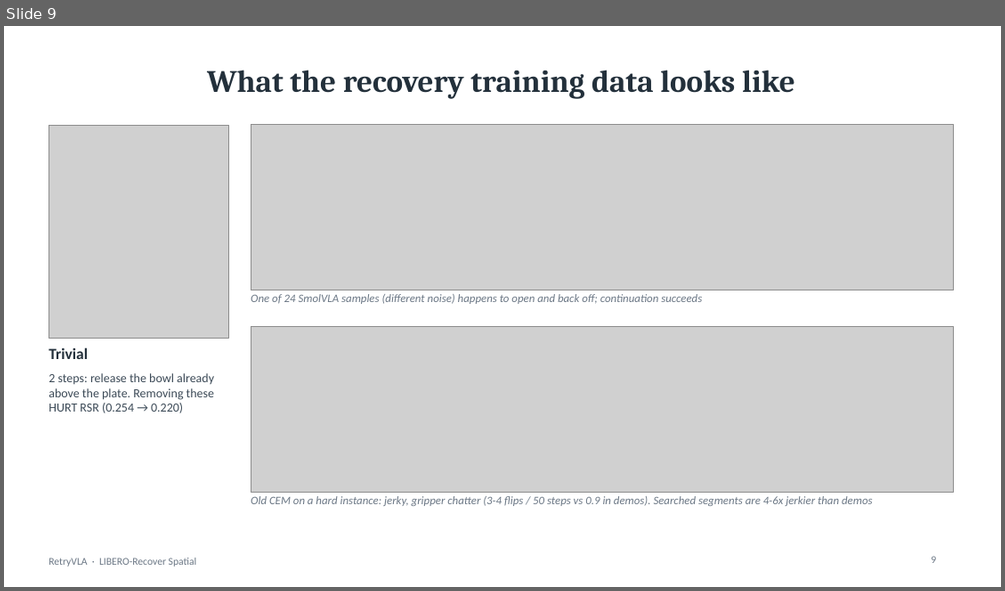
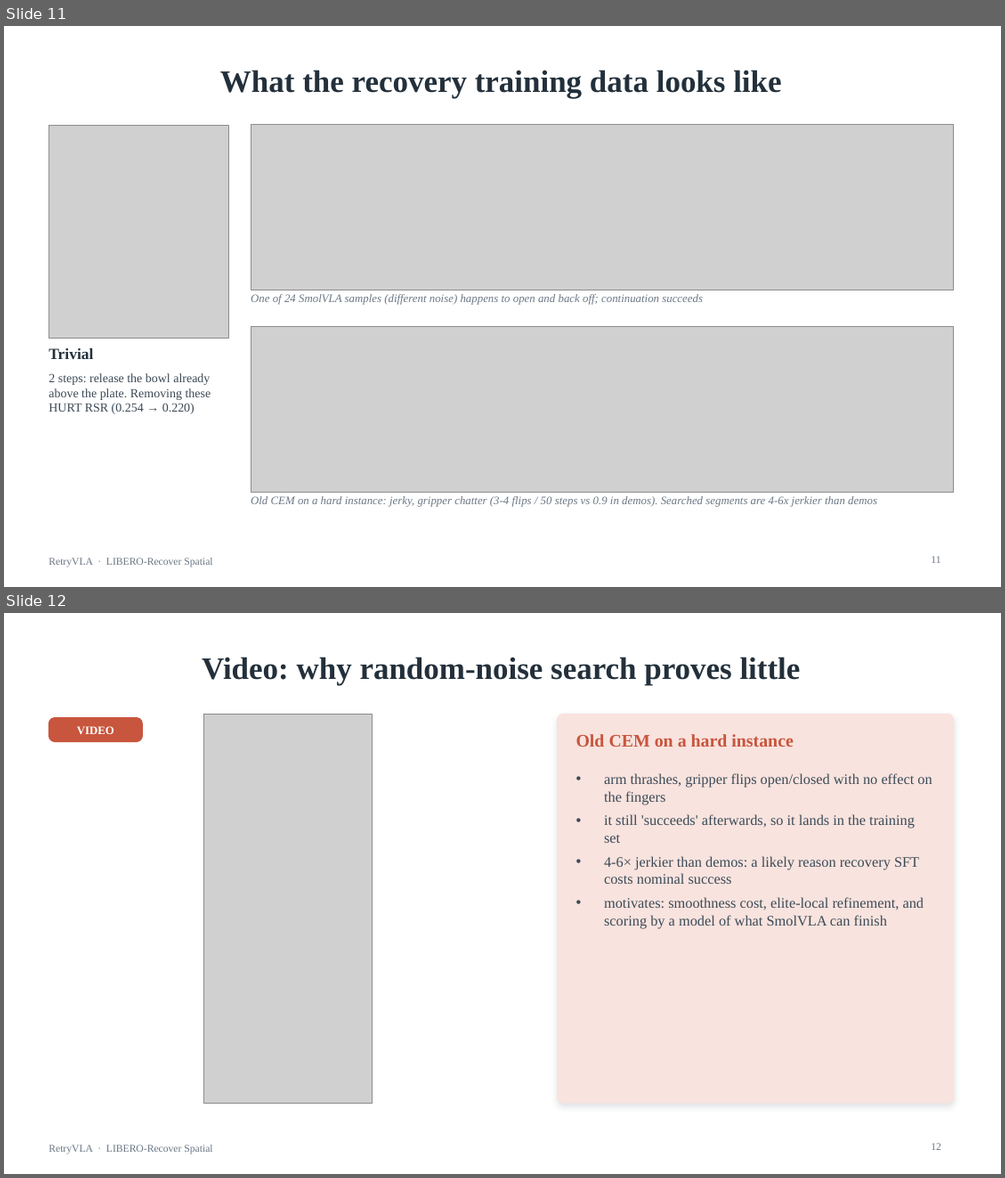
Before and after one commit to ltdoanhwork/RetryVLA, a slide deck: slides/RetryVLA_progress.pptx. Shown one above the other, each under a label of ours: slide 9 before the commit, slides 11 and 12 after it. The pictures are 1005x591 and 1005x1178 pixels, drawn with LibreOffice and Linux fonts; fonts in the diff are those of the drawing; grey boxes stand for pictures. Boxes give left, top, right and bottom in pixels: in the first picture for what was removed or moved away, otherwise in the second. Text is boxed around its words. In the diff, an @@ line names an element or a change of style, - is before the commit and + after.

Commit message:
Deck v2: Times New Roman, 11 embedded stage videos (M0 pi0 failures, M1 recoveries, noisy CEM, C1 labels, M3 side-by-side + WM recoveries), serif figures

```diff
--- a/slides/RetryVLA_progress.pptx
+++ b/slides/RetryVLA_progress.pptx
@@ slide 12 added at (4, 613, 1001, 1174), background #FFFFFF; not listed: 1 template element that a slide beside it also shows @@
@@ title added at (202, 657, 801, 686), 30 pt, text #23303B, bold @@
+Video: why random-noise search proves little
@@ rounded rectangle added at (48, 718, 142, 742), fill #C8553D, outline #C8553D 1 pt @@
@@ picture added at (204, 714, 372, 1103) @@
@@ rounded rectangle added at (558, 714, 954, 1103), fill #F8E3DE, outline #F8E3DE 1 pt @@
@@ text added at (77, 726, 114, 734), 11 pt, text #FFFFFF, bold @@
+VIDEO
@@ text added at (576, 734, 793, 747), 17 pt, text #C8553D, bold @@
+Old CEM on a hard instance
@@ text added at (604, 773, 931, 928), 14 pt, text #3C4A57 @@
+• arm thrashes, gripper flips open/closed with no effect on the fingers
+• it still 'succeeds' afterwards, so it lands in the training set
+• 4-6× jerkier than demos: a likely reason recovery SFT costs nominal success
+• motivates: smoothness cost, elite-local refinement, and scoring by a model of what SmolVLA can finish
@@ page number added at (930, 1143, 941, 1150), 10 pt, text #6B7785 @@
+12
@@ what was slide 9 is now slide 11 @@
@@ slide 11 changed as well @@
@@ title "What the recovery training data ..." at (220, 70, 781, 99): font Cambria to Times New Roman @@
@@ font Calibri to Times New Roman in 5 elements at (48, 348, 93, 359), (48, 373, 211, 414), (251, 294, 703, 305), (251, 496, 877, 507), (48, 557, 212, 567) @@
@@ page number at (930, 556, 940, 563): text changed; font Calibri to Times New Roman @@
-9
+11
```
Also in this commit, not shown: 25 other slides changed, 5 other slides added, 31 other files.
